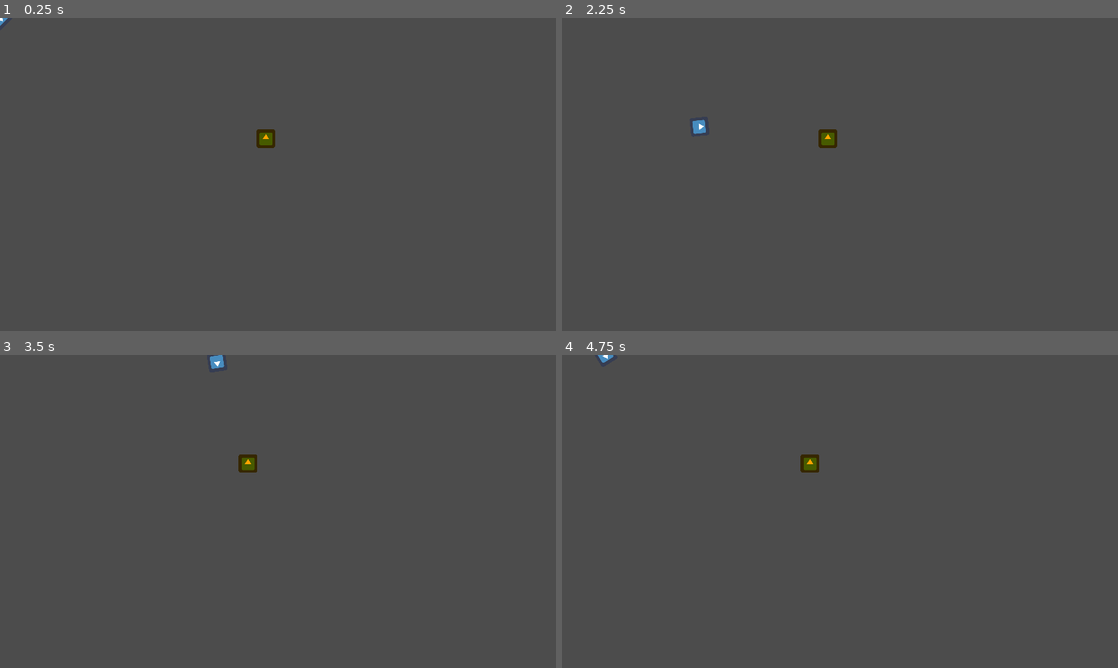
Above: before the commit, frames 1-4 (two rows, left to right).
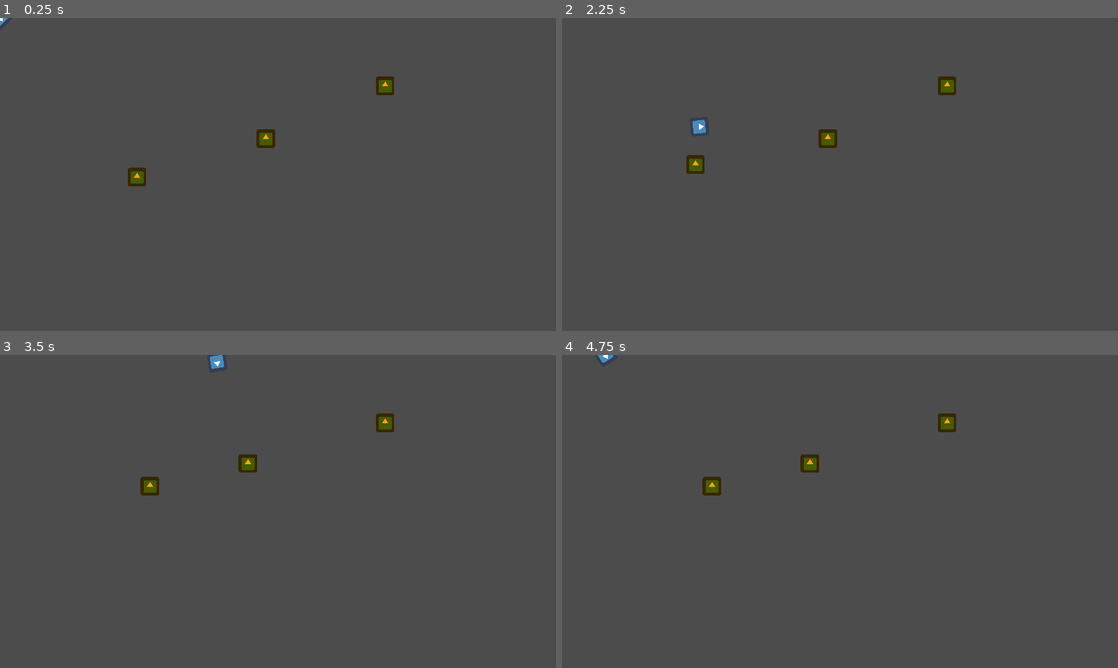
Above: after the commit, the same moments.

Repository: moisesjbc/ludum-dare-53
Game: Godot game, scene res://gameplay/main/main.tscn
Same seed, same stepped clock (60 frames per second), same inputs: the game is played once before the commit and once after it. The engine's default icon, where the game draws it, is replaced by a stand-in: a white triangle on a blue panel in a dark square.
Inputs (mouse positions are in pixels of both pictures, inside the frame that each line leads up to):
- Up to frame 1 (0.25 s): no input
- Up to frame 2 (2.25 s): tap Enter at 0.5 s; move the mouse to (962, 158) at 0.52 s; hold Right (ui_right) 0.53-1.28 s; move the mouse to (728, 190) at 1.27 s; hold Down (ui_down) 1.28-2.03 s; move the mouse to (895, 105) at 2.02 s; hold Right (ui_right) from 2.03 s (still down)
- Up to frame 3 (3.5 s): move the mouse to (250, 574) at 2.77 s; release Right (ui_right) at 2.78 s; hold Up (ui_up) from 2.78 s (still down)
- Up to frame 4 (4.75 s): move the mouse to (1006, 558) at 3.52 s; release Up (ui_up) at 3.53 s; hold Left (ui_left) from 3.53 s (still down); move the mouse to (673, 464) at 4.27 s

The runs differ from the first frame. In frame 1, 0.4% of the frame differs, in the area x 23-71%, y 18-54%; in frame 2, 0.4%; in frame 3, 0.4%, in the area x 25-71%, y 18-45%; in frame 4, 0.4%.

Commit message:
Add multiple box attachment

Diff:
--- a/godot-project/gameplay/box/box.gd
+++ b/godot-project/gameplay/box/box.gd
@@ -22,10 +22,7 @@
 		velocity += (near_magnet.global_position - global_position).normalized() * (near_magnet.radius() - global_position.distance_to(near_magnet.global_position))
 
 	var collision = move_and_collide(velocity * delta)
-	if collision and collision.collider.name == "player":
-		var position = global_position
-		get_parent().remove_child(self)
-		collision.collider.get_node("attachments").add_child(self)
-		set_process(false)
-		set_collision_layer_bit(0, false)
-		global_position = position
+	if collision:
+		print('collision.collider.get_node("magnet") ', collision.collider.get_node("magnet"))
+	if collision and collision.collider.get_node("magnet"):
+		collision.collider.get_node("magnet").attach(self)
--- a/godot-project/gameplay/box/box.tscn
+++ b/godot-project/gameplay/box/box.tscn
@@ -16,5 +16,3 @@
 
 [node name="collision_shape" type="CollisionShape2D" parent="."]
 shape = SubResource( 1 )
-
-[node name="attachments" type="Node2D" parent="."]
--- a/godot-project/gameplay/magnet/magnet.gd
+++ b/godot-project/gameplay/magnet/magnet.gd
@@ -1,4 +1,4 @@
-extends Area2D
+extends Node2D
 
 
 func _on_magnet_body_entered(body):
@@ -12,4 +12,16 @@
 
 
 func radius():
-	return $collision_shape.shape.radius
+	return $influence_area/collision_shape.shape.radius
+
+
+func attach(object):
+	var object_position = object.global_position
+	object.get_parent().remove_child(object)
+	$attachments.add_child(object)
+	object.set_process(false)
+	object.set_collision_mask_bit(0, false)
+	object.global_position = object_position
+
+	var magnet_scene = load("res://gameplay/magnet/magnet.tscn")
+	object.add_child(magnet_scene.instance())
--- a/godot-project/gameplay/magnet/magnet.tscn
+++ b/godot-project/gameplay/magnet/magnet.tscn
@@ -5,11 +5,15 @@
 [sub_resource type="CircleShape2D" id=1]
 radius = 311.006
 
-[node name="magnet" type="Area2D"]
+[node name="magnet" type="Node2D"]
 script = ExtResource( 1 )
 
-[node name="collision_shape" type="CollisionShape2D" parent="."]
+[node name="influence_area" type="Area2D" parent="."]
+
+[node name="collision_shape" type="CollisionShape2D" parent="influence_area"]
 shape = SubResource( 1 )
 
-[connection signal="body_entered" from="." to="." method="_on_magnet_body_entered"]
-[connection signal="body_exited" from="." to="." method="_on_magnet_body_exited"]
+[node name="attachments" type="Node2D" parent="."]
+
+[connection signal="body_entered" from="influence_area" to="." method="_on_magnet_body_entered"]
+[connection signal="body_exited" from="influence_area" to="." method="_on_magnet_body_exited"]
--- a/godot-project/gameplay/main/main.tscn
+++ b/godot-project/gameplay/main/main.tscn
@@ -9,3 +9,9 @@
 
 [node name="box" parent="." instance=ExtResource( 2 )]
 position = Vector2( 918, 416 )
+
+[node name="box2" parent="." instance=ExtResource( 2 )]
+position = Vector2( 473, 549 )
+
+[node name="box3" parent="." instance=ExtResource( 2 )]
+position = Vector2( 1330, 234 )
